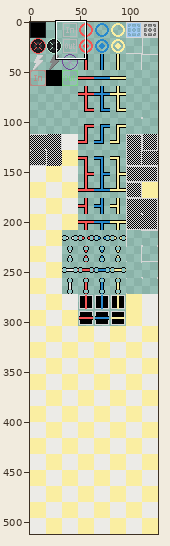
Sprite sheet, stored at Assets/Sprites/tileset/stage16x16.png. The first picture is a wide view before the edit; the outline marks the close-up.
Close-up. Earlier state:
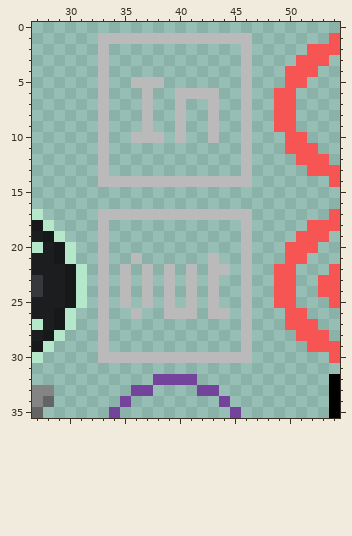
The file is 128x512 pixels. Colours within 5 levels of each other are drawn and written as one. Shown: x 27..54, y 0..35.
Once edited:
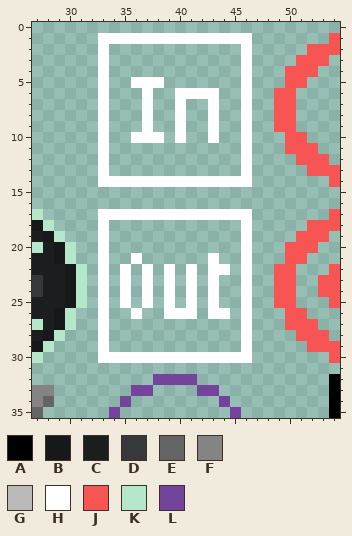
Palette (. is transparent): A #000000  B #171819  C #1c1d1f  D #36383b  E #646464  F #848484  G #bababa  H #ffffff  J #f75454  K #b5e7cb  L #74449c
Change:
Colour G becomes colour H in row 1 at x 33 to 46; in rows 2 to 4 at x 33 and 46; in row 5 at x 33, 36 to 38 and 46; in row 6 at x 33, 37, 40 to 43 and 46; in rows 7 to 9 at x 33, 37, 40, 43 and 46; in row 10 at x 33, 36 to 38, 40, 43 and 46.
Colour G becomes colour H in rows 11 to 13 at x 33 and 46; in row 14 at x 33 to 46; in row 17 at x 33 to 46; in rows 18 to 20 at x 33 and 46; in row 21 at x 33, 36, 43 and 46; in row 22 at x 33, 35, 37, 39, 41, 43 to 44 and 46.
Colour G becomes colour H in rows 23 to 25 at x 33, 35, 37, 39, 41, 43 and 46; in row 26 at x 33, 36, 39 to 41, 43 to 44 and 46; in rows 27 to 29 at x 33 and 46; in row 30 at x 33 to 46.
Changed places in both close-ups, as pixel boxes (x1, y1, x2, y2):
changed: (98, 33, 252, 363)
